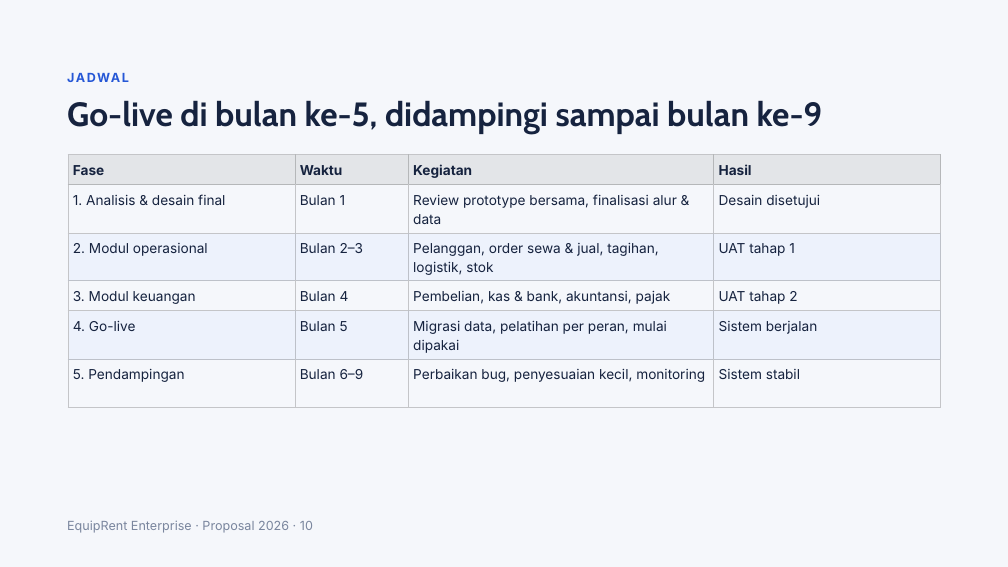
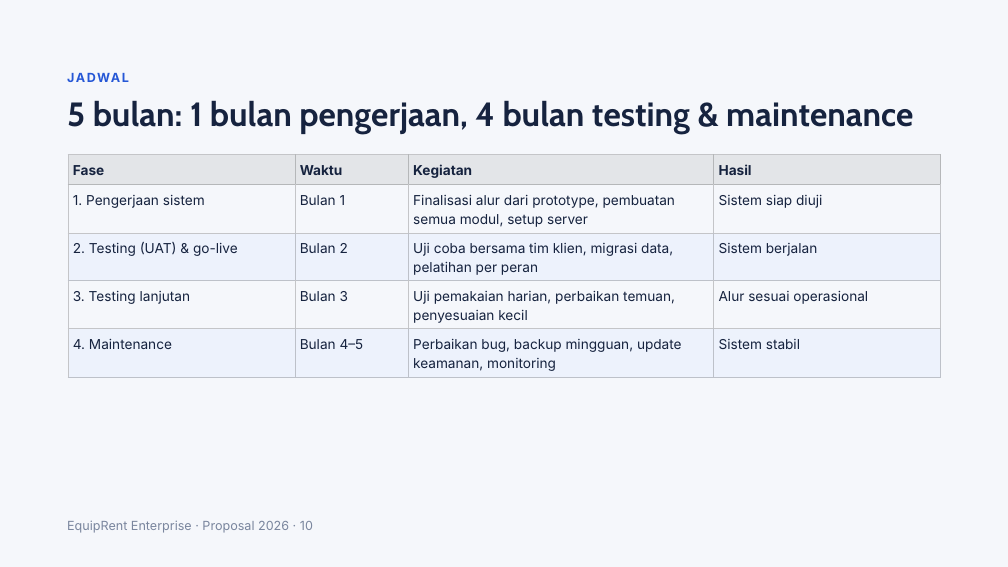
Before and after one commit to erziealdrian02/tkn-rent-revamp, a slide deck: slide 10 of equiprent-enterprise/excel/Proposal EquipRent Enterprise.pptx. Drawn at 1008x567 pixels with LibreOffice and Linux fonts; fonts in the diff are those of the drawing. Boxes give left, top, right and bottom in pixels: in the first picture for what was removed or moved away, otherwise in the second. Text is boxed around its words. In the diff, an @@ line names an element or a change of style, - is before the commit and + after.

```diff
--- a/equiprent-enterprise/excel/Proposal EquipRent Enterprise.pptx
+++ b/equiprent-enterprise/excel/Proposal EquipRent Enterprise.pptx
@@ title at (x1=67, y1=100, x2=913, y2=134): text changed @@
-Go-live di bulan ke-5, didampingi sampai bulan ke-9
+5 bulan: 1 bulan pengerjaan, 4 bulan testing & maintenance
@@ table at (x1=68, y1=155, x2=941, y2=390) @@
-row 2: 1. Analisis & desain final | Bulan 1 | Review prototype bersama, finalisasi alur & data | Desain disetujui
-row 3: 2. Modul operasional | Bulan 2–3 | Pelanggan, order sewa & jual, tagihan, logistik, stok | UAT tahap 1
-row 4: 3. Modul keuangan | Bulan 4 | Pembelian, kas & bank, akuntansi, pajak | UAT tahap 2
-row 5: 4. Go-live | Bulan 5 | Migrasi data, pelatihan per peran, mulai dipakai | Sistem berjalan
-row 6: 5. Pendampingan | Bulan 6–9 | Perbaikan bug, penyesuaian kecil, monitoring | Sistem stabil
+row 2: 1. Pengerjaan sistem | Bulan 1 | Finalisasi alur dari prototype, pembuatan semua modul, setup server | Sistem siap diuji
+row 3: 2. Testing (UAT) & go-live | Bulan 2 | Uji coba bersama tim klien, migrasi data, pelatihan per peran | Sistem berjalan
+row 4: 3. Testing lanjutan | Bulan 3 | Uji pemakaian harian, perbaikan temuan, penyesuaian kecil | Alur sesuai operasional
+row 5: 4. Maintenance | Bulan 4–5 | Perbaikan bug, backup mingguan, update keamanan, monitoring | Sistem stabil
```
Also in this commit, not shown: 8 other slides changed, 2 other files.
